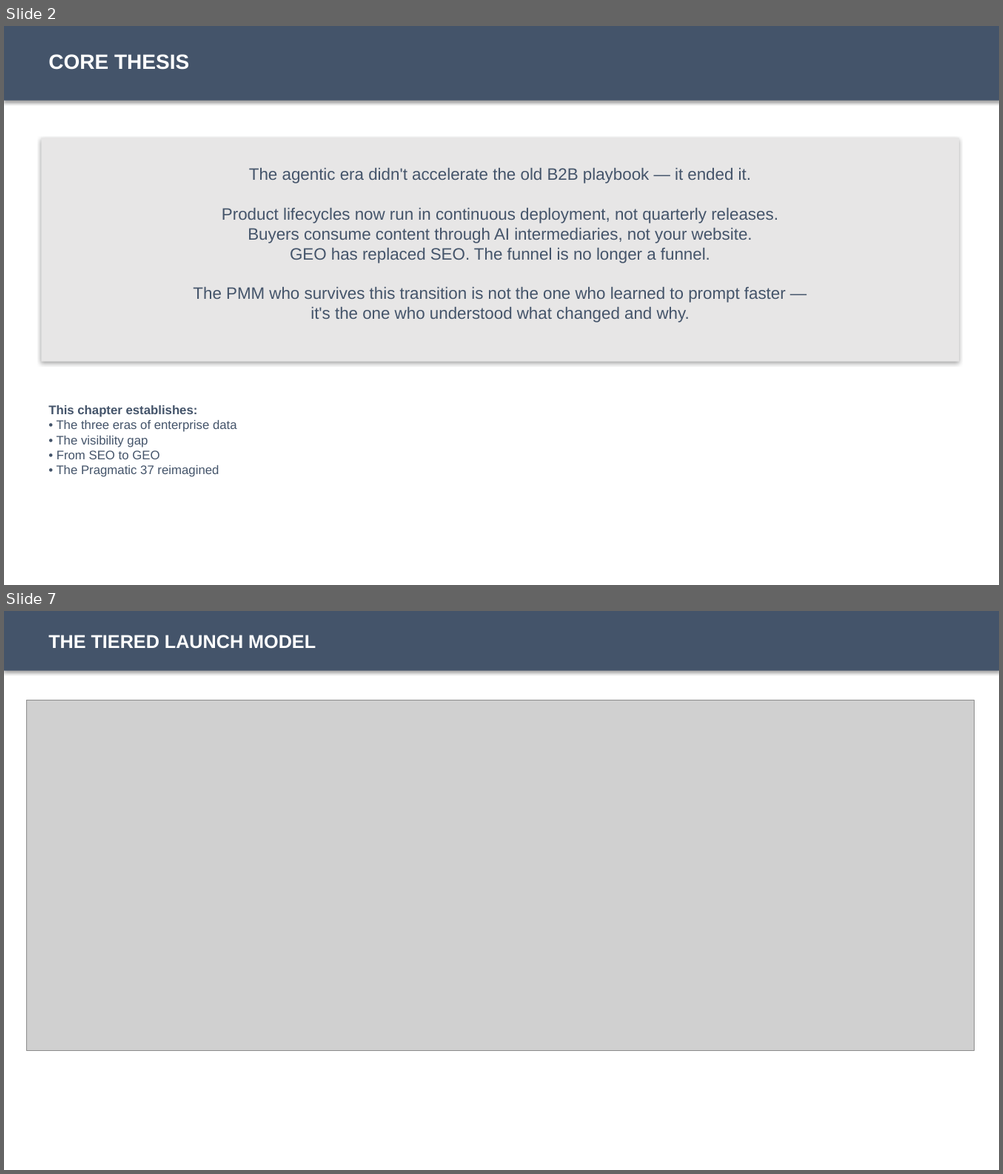
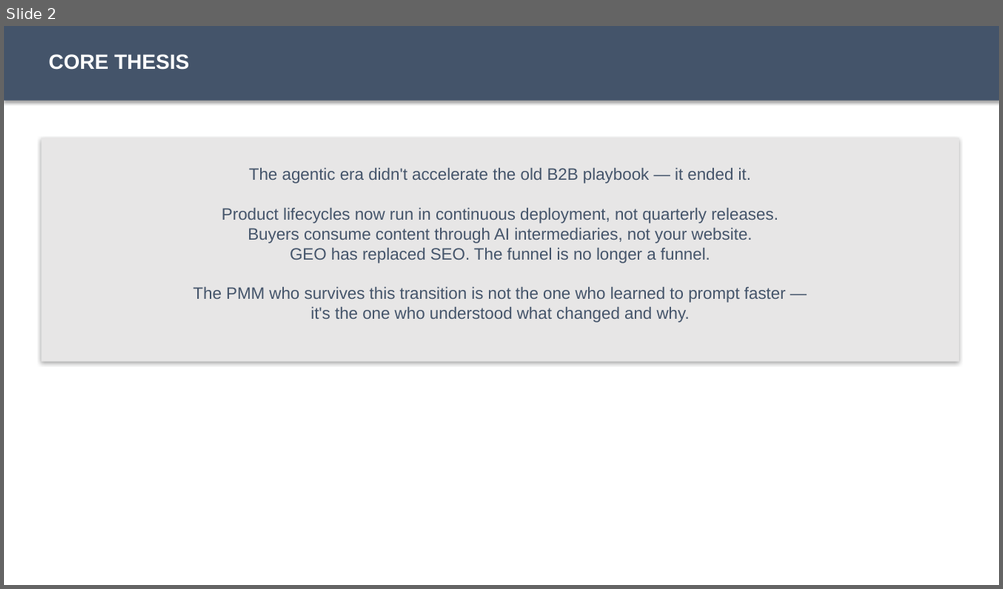
Before and after one commit to chrisohara99/futureofpmm, a slide deck: dist/curriculum/chapter-01/chapter-01-sap.pptx. Shown one above the other, each under a label of ours: slides 2 and 7 before the commit, slide 2 after it; the slides between them are not shown. The pictures are 1003x1174 and 1003x589 pixels, drawn with LibreOffice and Linux fonts; fonts in the diff are those of the drawing; grey boxes stand for pictures. Boxes give left, top, right and bottom in pixels: in the first picture for what was removed or moved away, otherwise in the second. Text is boxed around its words. In the diff, an @@ line names an element or a change of style, - is before the commit and + after.

Commit message:
Chapter 1: rebuild PPT with native graphics, fix leave-behind PDF margins

```diff
--- a/dist/curriculum/chapter-01/chapter-01-sap.pptx
+++ b/dist/curriculum/chapter-01/chapter-01-sap.pptx
@@ slide 7 removed at bbox=[4, 611, 999, 1170], background #FFFFFF @@
@@ rectangle removed at bbox=[4, 611, 999, 671] @@
@@ text removed at bbox=[48, 635, 316, 649] @@
-THE TIERED LAUNCH MODEL
@@ picture removed at bbox=[26, 701, 974, 1051] @@
@@ slide 2 changed as well @@
@@ text removed at bbox=[48, 406, 237, 477] @@
-This chapter establishes:
-• The three eras of enterprise data
-• The visibility gap
-• From SEO to GEO
-• The Pragmatic 37 reimagined
```
Also in this commit, not shown: 1 other slide changed, 4 slides added, 4 other slides removed, 3 other files.
